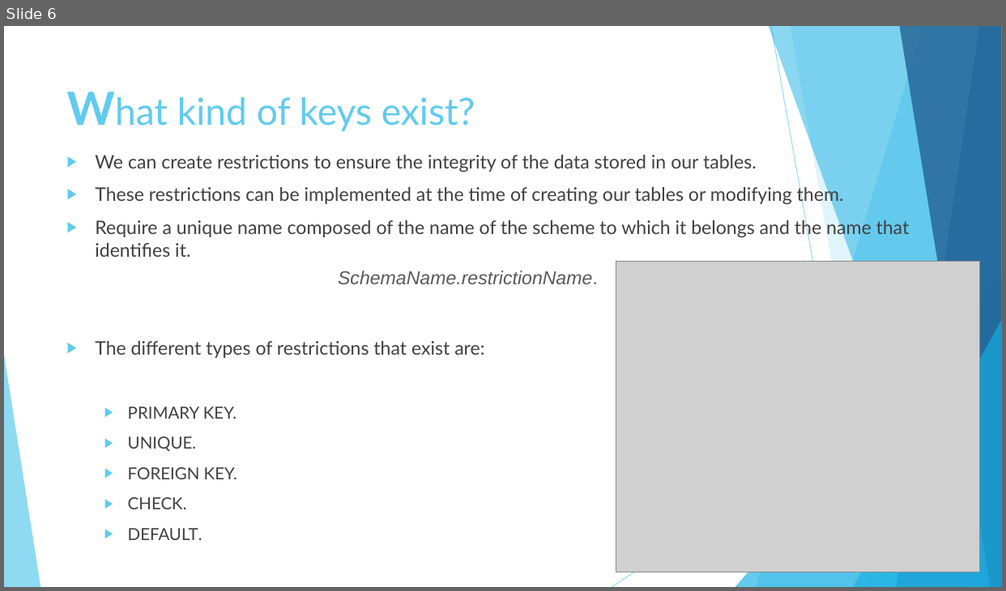
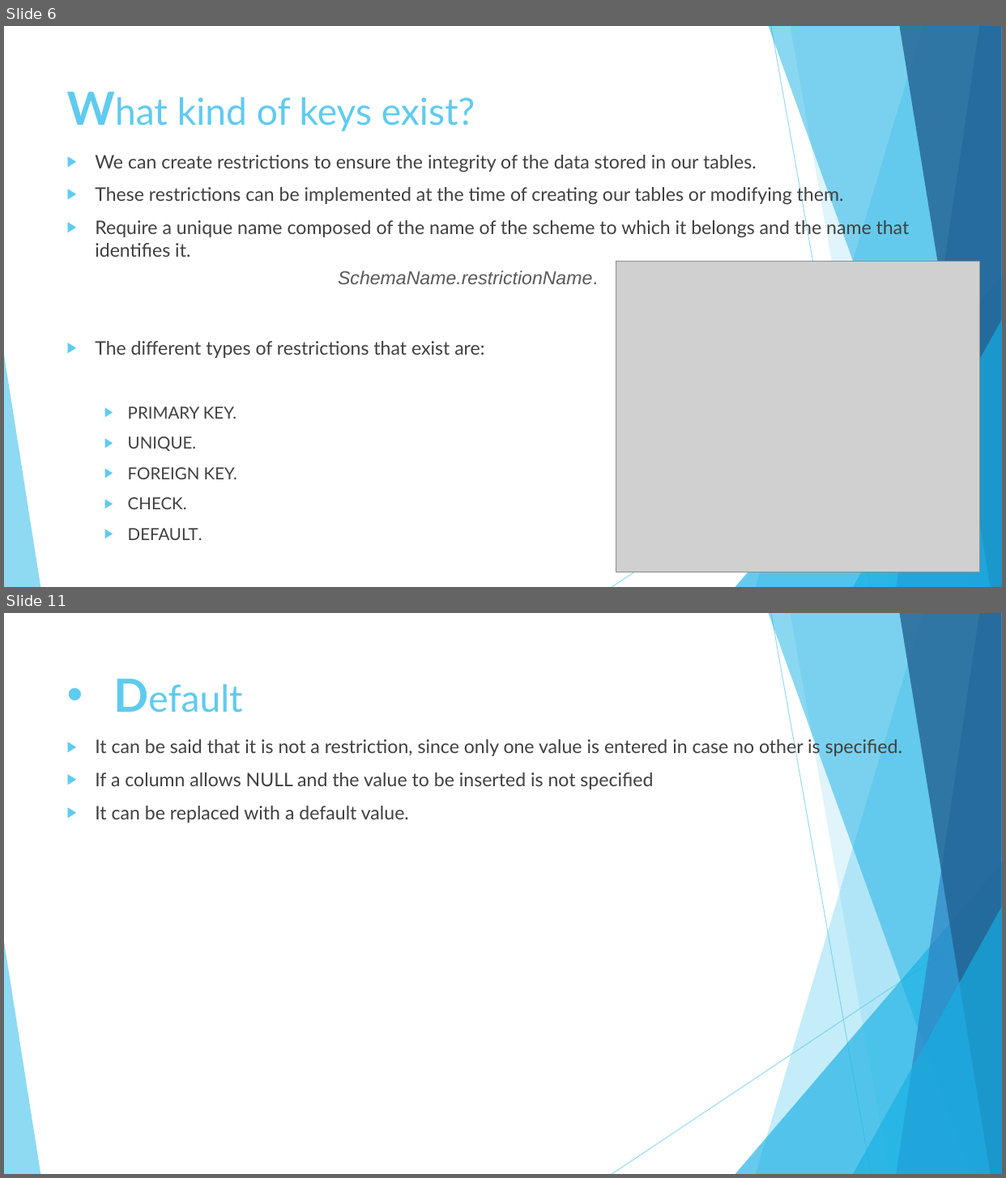
Before and after one commit to diegosilva91/MySQL-BASICS, a slide deck: MySQL BASICS.pptx. Shown one above the other, each under a label of ours: slide 6 before the commit, slides 6 and 11 after it; the slides between them are not shown. The pictures are 1006x591 and 1006x1178 pixels, drawn with LibreOffice and Linux fonts; fonts in the diff are those of the drawing; grey boxes stand for pictures. Boxes give left, top, right and bottom in pixels: in the first picture for what was removed or moved away, otherwise in the second. Text is boxed around its words. In the diff, an @@ line names an element or a change of style, - is before the commit and + after.

```diff
--- a/MySQL BASICS.pptx
+++ b/MySQL BASICS.pptx
@@ slide 11 added at [4, 613, 1002, 1174], background #FFFFFF; not listed: 10 template elements that a slide beside it also shows @@
@@ title added at [59, 663, 763, 771], 36 pt, text #5FCBEF @@
+• Default
@@ text added at [95, 737, 902, 823], 18 pt, text #404040 @@
+▶ It can be said that it is not a restriction, since only one value is entered in case no other is specified.
+▶ If a column allows NULL and the value to be inserted is not specified
+▶ It can be replaced with a default value.
```
Also in this commit, not shown: 1 slide changed, 3 other slides added, 3 other files.
